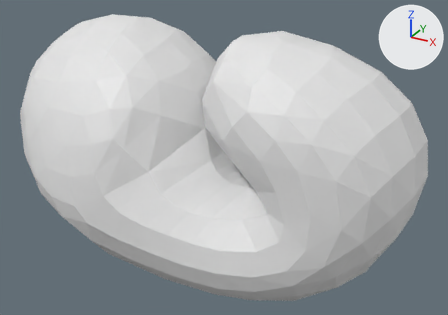
Renders of the OBJ model src/atlas_model/data/obj_files/embryo_t349.obj from each side of a commit.
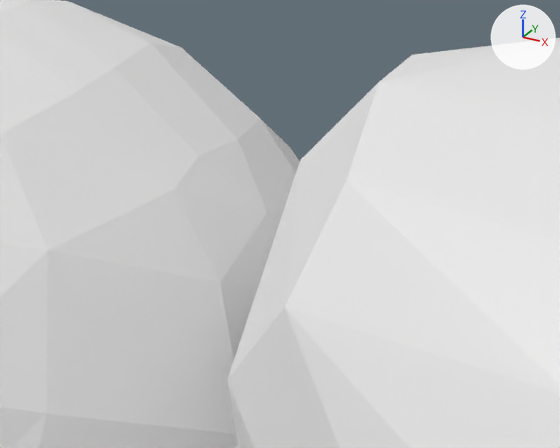
Each version appears first whole from a 50 mm camera at (408.3, -488.0, 280.6) aimed at (213.1, -133.1, 103.2), and next in a close-up from a 50 mm camera at (265.4, -243.2, 215.1) aimed at (215.6, -152.6, 169.7). Lighting does not change. The marker at upper right points along +X, +Y and +Z. Where no turn or scale is listed for an object, it has been applied to the vertices.

The first close-up shows 'embryo_t349'.
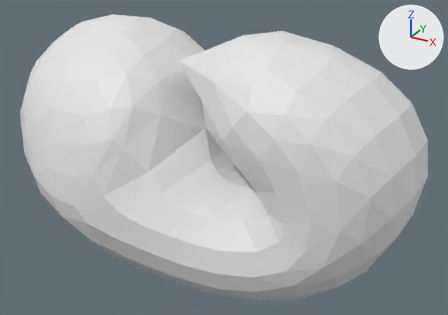
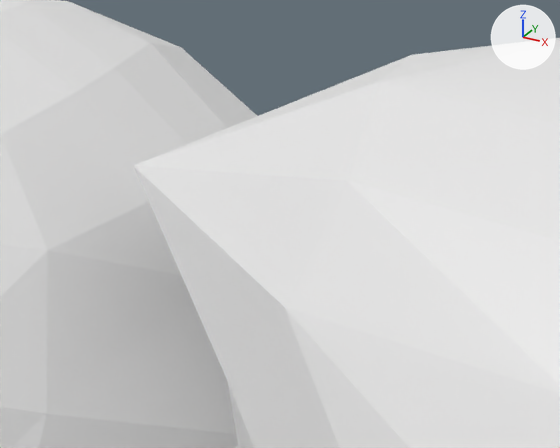
The change, as a list of edits to the scene's bpy script:
```text
Change me_embryo_t349:
    where me_embryo_t349.from_pydata(...)  # 362 vertices, 720 faces; spans x 45.0..353.0, y -223.0..-52.0, z 22.0..197.0
    used by ob_embryo_t349; location = (0.0, 0.0, 0.0)
    me_embryo_t349 part 1
    me_embryo_t349.vertices[10].co: (217.0, -150.0, 179.0) -> (194.0, -158.0, 177.0)  # pixel (300, 159) -> pixel (133, 165)
```

Location of each change, [x1, y1, x2, y2] in pixels of the close-ups (560 x 448 px; the box of a moved part takes in the faces that stretch with it):
part 1 of me_embryo_t349, moved or reshaped
    before: [227, 82, 379, 380]
    after: [133, 55, 411, 380]
